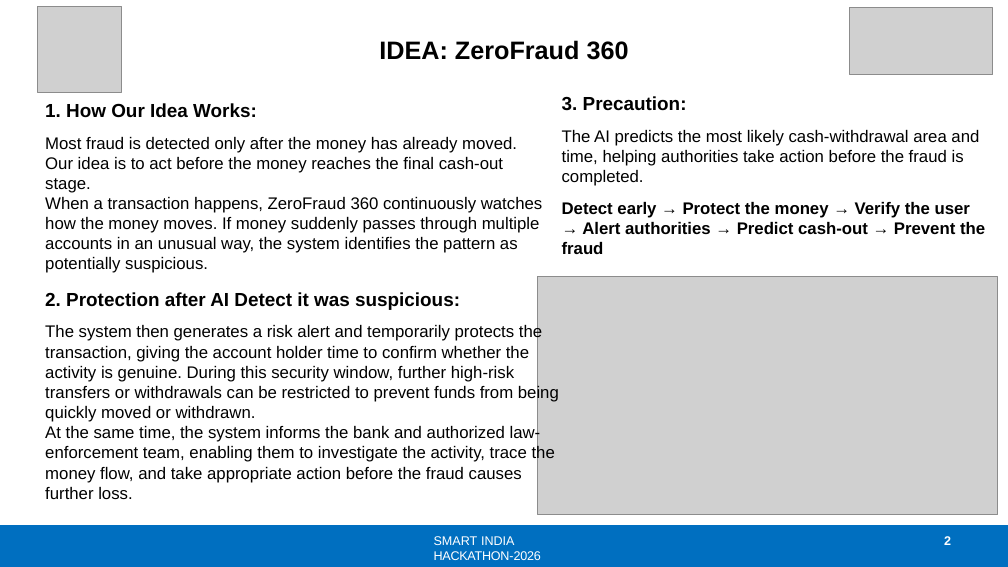
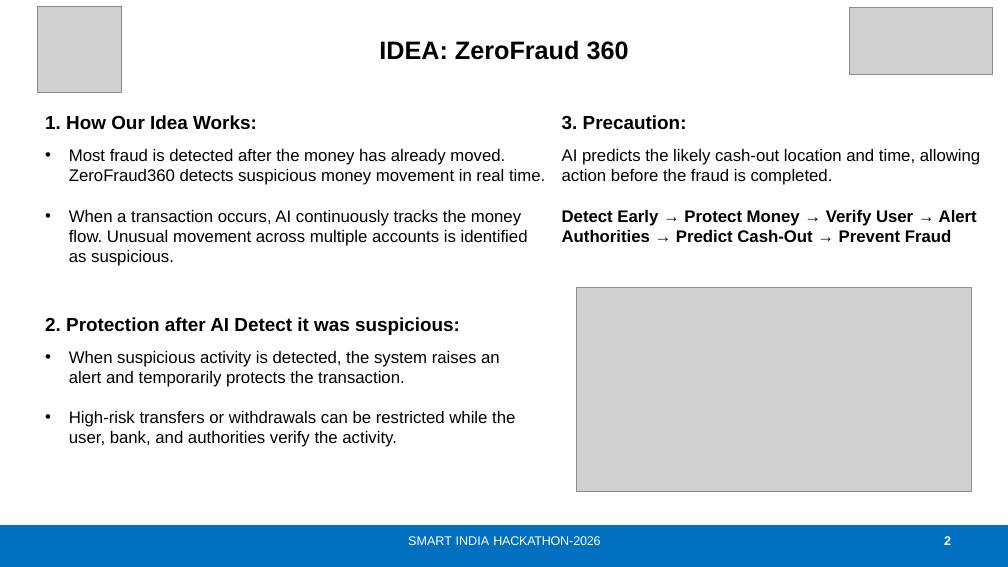
Before and after one commit to yogeshwaran1107/ZeroFraud360, a slide deck: slide 2 of SIH26184_TeamZero_2026.pptx. Drawn at 1008x567 pixels with LibreOffice and Linux fonts; fonts in the diff are those of the drawing; grey boxes stand for pictures; background and template pictures are left out. Boxes give left, top, right and bottom in pixels: in the first picture for what was removed or moved away, otherwise in the second. Text is boxed around its words. In the diff, an @@ line names an element or a change of style, - is before the commit and + after.

```diff
--- a/SIH26184_TeamZero_2026.pptx
+++ b/SIH26184_TeamZero_2026.pptx
@@ text "1. How Our Idea Works:": place and size @@
-text "1. How Our Idea Works:" at [45,103,542,273]
+text "1. How Our Idea Works:" at [45,115,545,266]
@@ text "3. Precaution:": place and size @@
-text "3. Precaution:" at [562,96,985,254]
+text "3. Precaution:" at [562,115,980,242]
@@ text at [69,149,545,266]: text changed @@
-Most fraud is detected only after the money has already moved. Our idea is to act before the money reaches the final cash-out stage.
-When a transaction happens, ZeroFraud 360 continuously watches how the money moves. If money suddenly passes through multiple accounts in an unusual way, the system identifies the pattern as potentially suspicious.
+• Most fraud is detected after the money has already moved. ZeroFraud360 detects suspicious money movement in real time.
+• When a transaction occurs, AI continuously tracks the money flow. Unusual movement across multiple accounts is identified as suspicious.
@@ text at [562,149,980,242]: text changed @@
-The AI predicts the most likely cash-withdrawal area and time, helping authorities take action before the fraud is completed.
-Detect early → Protect the money → Verify the user → Alert authorities → Predict cash-out → Prevent the fraud
+AI predicts the likely cash-out location and time, allowing action before the fraud is completed.
+Detect Early → Protect Money → Verify User → Alert Authorities → Predict Cash-Out → Prevent Fraud
@@ picture: place and size @@
-picture at [538,277,998,515]
+picture at [577,287,972,492]
@@ text "2. Protection after AI Detect ...": place and size @@
-text "2. Protection after AI Detect ..." at [45,292,559,499]
+text "2. Protection after AI Detect ..." at [45,317,515,447]
@@ text at [69,351,515,447]: text changed @@
-The system then generates a risk alert and temporarily protects the transaction, giving the account holder time to confirm whether the activity is genuine. During this security window, further high-risk transfers or withdrawals can be restricted to prevent funds from being quickly moved or withdrawn.
-At the same time, the system informs the bank and authorized law-enforcement team, enabling them to investigate the activity, trace the money flow, and take appropriate action before the fraud causes further loss.
+• When suspicious activity is detected, the system raises an alert and temporarily protects the transaction.
+• High-risk transfers or withdrawals can be restricted while the user, bank, and authorities verify the activity.
@@ text "SMART INDIA HACKATHON-2026": place and size @@
-text "SMART INDIA HACKATHON-2026" at [434,536,541,560]
+text "SMART INDIA HACKATHON-2026" at [408,536,600,545]
@@ text "SMART INDIA HACKATHON-2026" at [408,536,600,545]: alignment left to centre @@
```
Also in this commit, not shown: 9 other files.
